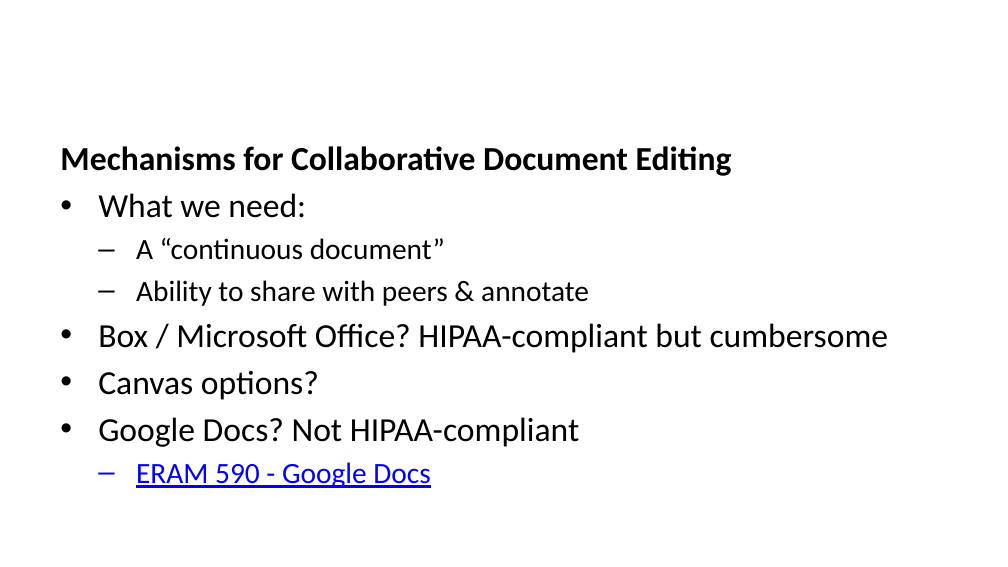
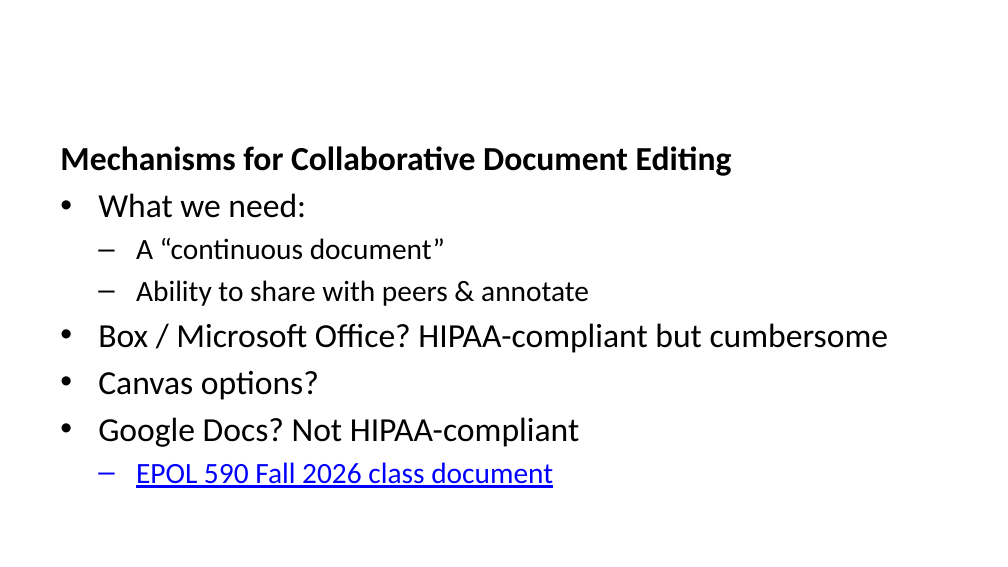
Before and after one commit to liammagee/machinespirits-content-philosophy, a slide deck: slide 14 of courses/590-fall-2026/590-lecture-1.pptx. Drawn at 1008x567 pixels with LibreOffice and Linux fonts; fonts in the diff are those of the drawing. Boxes give left, top, right and bottom in pixels: in the first picture for what was removed or moved away, otherwise in the second. Text is boxed around its words. In the diff, an @@ line names an element or a change of style, - is before the commit and + after.

```diff
--- a/courses/590-fall-2026/590-lecture-1.pptx
+++ b/courses/590-fall-2026/590-lecture-1.pptx
@@ text at box(136, 462, 553, 488): text changed @@
-  – ERAM 590 - Google Docs
+  – EPOL 590 Fall 2026 class document
```
Also in this commit, not shown: 1 other slide changed, 19 other files.
